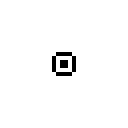
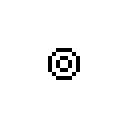
Layers edited between the first and the second w=128, h=128 image:
painted on "Toggle" over [48, 48, 80, 80]
showed "Normal" over [56, 56, 72, 72]
